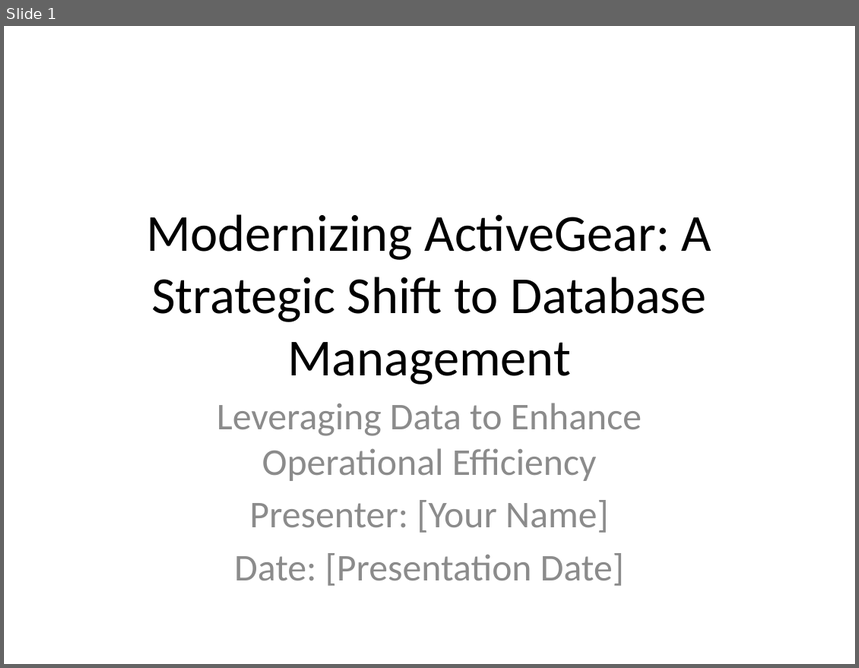
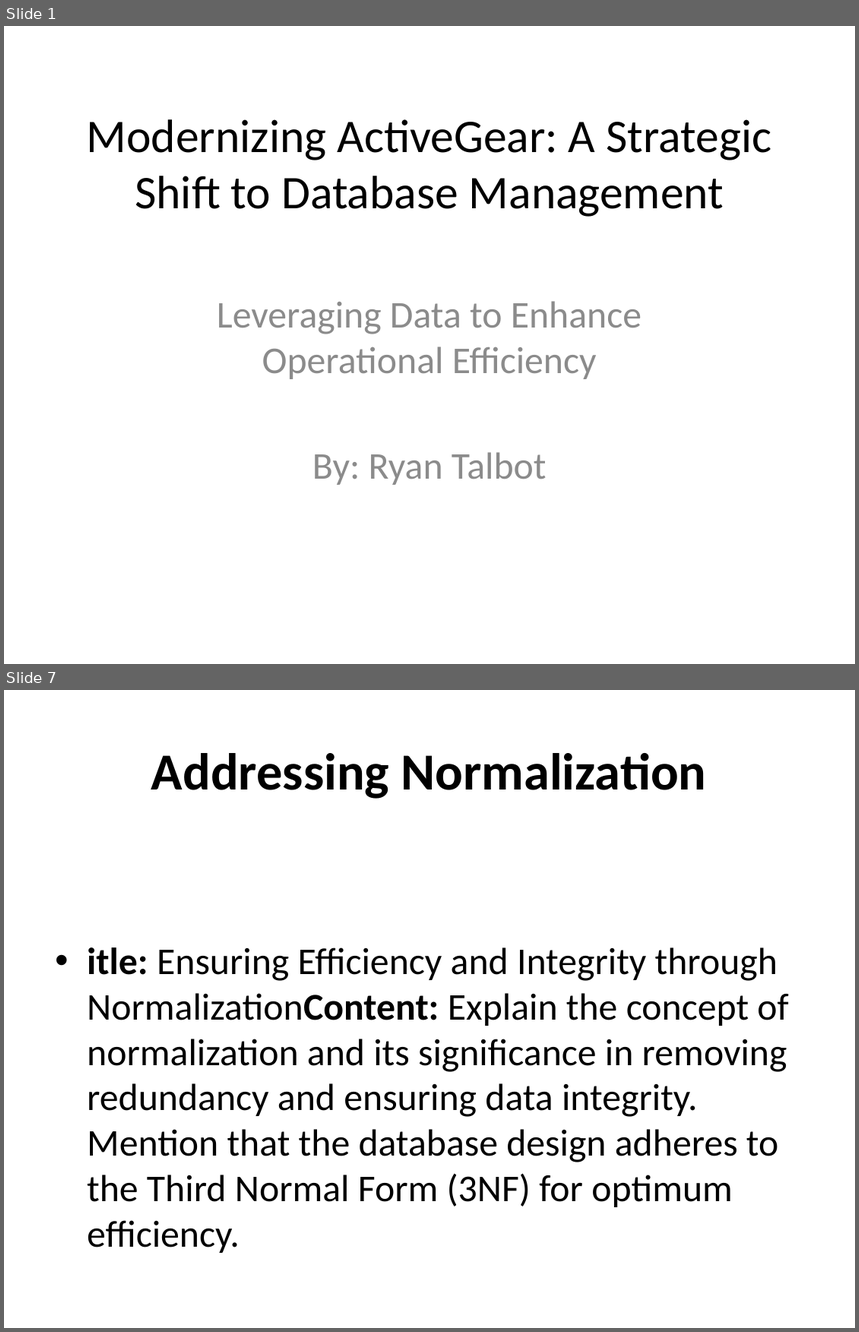
Before and after one commit to RyanJTalbot/MSDS, a slide deck: Core/Databases for Data Scientists Specialization/Relational Database Design /Week 5/ActiveGear_Presentation.pptx. Shown one above the other, each under a label of ours: slide 1 before the commit, slides 1 and 7 after it; the slides between them are not shown. The pictures are 859x668 and 859x1332 pixels, drawn with LibreOffice and Linux fonts; fonts in the diff are those of the drawing. Boxes give left, top, right and bottom in pixels: in the first picture for what was removed or moved away, otherwise in the second. Text is boxed around its words. In the diff, an @@ line names an element or a change of style, - is before the commit and + after.

Commit message:
Update database presentation

```diff
--- a/Core/Databases for Data Scientists Specialization/Relational Database Design /Week 5/ActiveGear_Presentation.pptx
+++ b/Core/Databases for Data Scientists Specialization/Relational Database Design /Week 5/ActiveGear_Presentation.pptx
@@ slide 7 added at (4, 690, 855, 1328), background #FFFFFF @@
@@ title added at (151, 753, 707, 799), 44 pt, text #000000, bold @@
+Addressing Normalization
@@ text added at (87, 948, 788, 1253), 32 pt, text #000000 @@
+• itle: Ensuring Efficiency and Integrity through NormalizationContent: Explain the concept of normalization and its significance in removing redundancy and ensuring data integrity. Mention that the database design adheres to the Third Normal Form (3NF) for optimum efficiency.
@@ slide 1 changed as well @@
@@ title "Modernizing ActiveGear: A Strategic Shift ...": place and size @@
-title "Modernizing ActiveGear: A Strategic Shift ..." at (146, 214, 712, 385)
+title "Modernizing ActiveGear: A Strategic Shift ..." at (87, 119, 772, 217)
@@ title "Modernizing ActiveGear: A Strategic Shift ..." at (87, 119, 772, 217): size 44 to 39.6 pt @@
@@ subtitle "Leveraging Data to Enhance Operational ...": place and size @@
-subtitle "Leveraging Data to Enhance Operational ..." at (217, 403, 642, 586)
+subtitle "Leveraging Data to Enhance Operational ..." at (217, 301, 642, 485)
@@ subtitle at (313, 452, 547, 485): text changed @@
-Presenter: [Your Name]
-Date: [Presentation Date]
+By: Ryan Talbot
```
Also in this commit, not shown: 8 other slides added, 11 slides removed, 2 other files.
